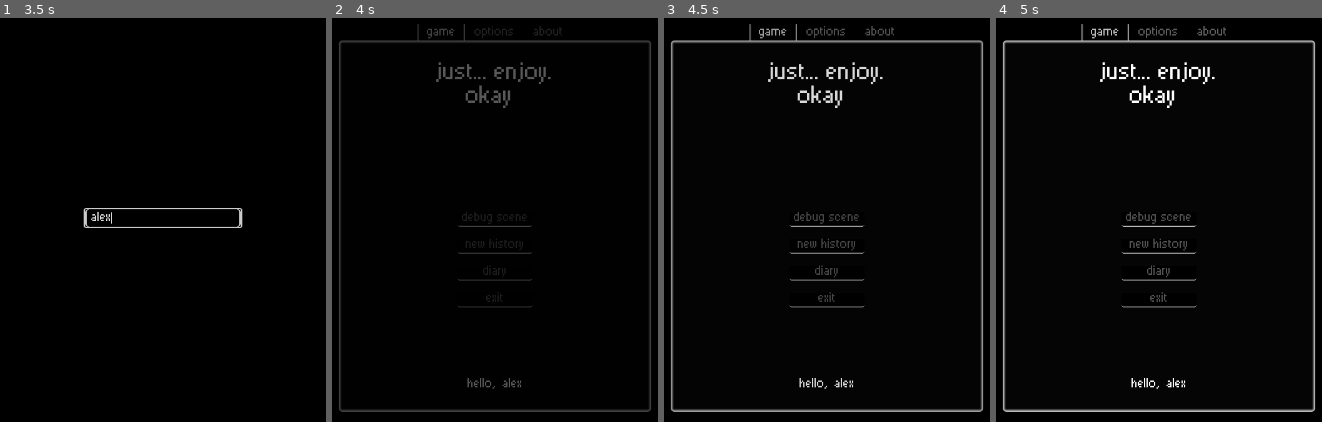
Above: before the commit, frames 1-4 (left to right).
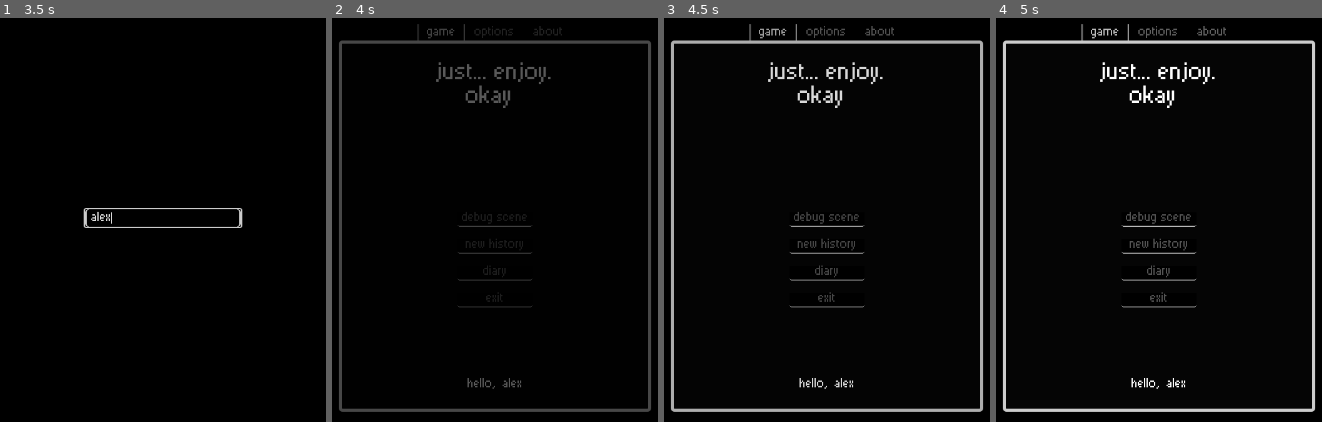
Above: after the commit, the same moments.

Repository: virtualtrisky/Just...-Enjoy
Game: Godot game, scene res://scenes/load_scene.tscn
Two runs of this game, one before a commit and one after it. Both use one fixed random seed, a clock stepped at 60 frames per second and the inputs below.
Inputs (mouse positions are in pixels of both pictures, inside the frame that each line leads up to):
- Up to frame 1 (3.5 s): hold Right (move_right) 0.53-1.28 s; tap Enter at 1.25 s; hold Down (move_down) 1.28-2.03 s; tap Space at 2 s; hold Right (move_right) 2.03-2.75 s; click (163, 220) at 2.77 s; type "Alex" at 2.85 s
- Up to frame 2 (4 s): tap Enter at 3.5 s; hold Up (move_up) from 3.53 s (still down)
- Up to frame 3 (4.5 s): release Up (move_up) at 4.25 s; click "Debug Scene" at 4.25 s
- Up to frame 4 (5 s): no input

Frame 1 is identical in both runs. In frame 2, 1.8% of the frame differs, in the area x 2-98%, y 5-98%; in frame 3, 3.1%; in frame 4, 3.1%.

Commit message:
Player sprite updated

Diff:
--- a/objects/player.tscn
+++ b/objects/player.tscn
@@ -1,10 +1,25 @@
-[gd_scene load_steps=10 format=3 uid="uid://jq8av47j3b6o"]
+[gd_scene load_steps=11 format=3 uid="uid://jq8av47j3b6o"]
 
 [ext_resource type="Script" uid="uid://o2sh14iuvm00" path="res://scripts/player/controller.gd" id="1_ykyjo"]
-[ext_resource type="Texture2D" uid="uid://je1l4tbwgxqk" path="res://sprites/player/player-walking.png" id="2_ykyjo"]
+[ext_resource type="Texture2D" uid="uid://b0d55bb4m6wga" path="res://sprites/player/character.png" id="2_ykyjo"]
 
 [sub_resource type="RectangleShape2D" id="RectangleShape2D_eqqp1"]
 size = Vector2(12, 14)
+
+[sub_resource type="Animation" id="Animation_ykyjo"]
+resource_name = "IDLE"
+tracks/0/type = "value"
+tracks/0/imported = false
+tracks/0/enabled = true
+tracks/0/path = NodePath("Sprite2D:frame_coords")
+tracks/0/interp = 1
+tracks/0/loop_wrap = true
+tracks/0/keys = {
+"times": PackedFloat32Array(),
+"transitions": PackedFloat32Array(),
+"update": 1,
+"values": []
+}
 
 [sub_resource type="Animation" id="Animation_uxov2"]
 length = 0.001
@@ -18,7 +33,7 @@
 "times": PackedFloat32Array(0),
 "transitions": PackedFloat32Array(1),
 "update": 1,
-"values": [Vector2i(3, 0)]
+"values": [Vector2i(0, 0)]
 }
 tracks/1/type = "value"
 tracks/1/imported = false
@@ -35,7 +50,7 @@
 
 [sub_resource type="Animation" id="Animation_nmc1l"]
 resource_name = "WALK_DOWN"
-length = 1.6
+length = 0.8
 tracks/0/type = "value"
 tracks/0/imported = false
 tracks/0/enabled = true
@@ -43,15 +58,15 @@
 tracks/0/interp = 1
 tracks/0/loop_wrap = true
 tracks/0/keys = {
-"times": PackedFloat32Array(0, 0.4, 0.8, 1.2),
-"transitions": PackedFloat32Array(1, 1, 1, 1),
+"times": PackedFloat32Array(0, 0.4),
+"transitions": PackedFloat32Array(1, 1),
 "update": 1,
-"values": [0, 1, 2, 3]
+"values": [2, 3]
 }
 
 [sub_resource type="Animation" id="Animation_3rerk"]
 resource_name = "WALK_LEFT"
-length = 1.6
+length = 0.8
 tracks/0/type = "value"
 tracks/0/imported = false
 tracks/0/enabled = true
@@ -59,15 +74,15 @@
 tracks/0/interp = 1
 tracks/0/loop_wrap = true
 tracks/0/keys = {
-"times": PackedFloat32Array(0, 0.4, 0.8, 1.2),
-"transitions": PackedFloat32Array(1, 1, 1, 1),
+"times": PackedFloat32Array(0, 0.4),
+"transitions": PackedFloat32Array(1, 1),
 "update": 1,
-"values": [Vector2i(0, 2), Vector2i(1, 2), Vector2i(2, 2), Vector2i(3, 2)]
+"values": [Vector2i(2, 3), Vector2i(3, 3)]
 }
 
 [sub_resource type="Animation" id="Animation_i825w"]
 resource_name = "WALK_RIGHT"
-length = 1.6
+length = 0.8
 tracks/0/type = "value"
 tracks/0/imported = false
 tracks/0/enabled = true
@@ -75,15 +90,15 @@
 tracks/0/interp = 1
 tracks/0/loop_wrap = true
 tracks/0/keys = {
-"times": PackedFloat32Array(0, 0.4, 0.8, 1.2),
-"transitions": PackedFloat32Array(1, 1, 1, 1),
+"times": PackedFloat32Array(0, 0.4),
+"transitions": PackedFloat32Array(1, 1),
 "update": 1,
-"values": [Vector2i(0, 3), Vector2i(1, 3), Vector2i(2, 3), Vector2i(3, 3)]
+"values": [Vector2i(2, 2), Vector2i(3, 2)]
 }
 
 [sub_resource type="Animation" id="Animation_f46kd"]
 resource_name = "WALK_UP"
-length = 1.6
+length = 0.8
 tracks/0/type = "value"
 tracks/0/imported = false
 tracks/0/enabled = true
@@ -91,14 +106,15 @@
 tracks/0/interp = 1
 tracks/0/loop_wrap = true
 tracks/0/keys = {
-"times": PackedFloat32Array(0, 0.4, 0.8, 1.2),
-"transitions": PackedFloat32Array(1, 1, 1, 1),
+"times": PackedFloat32Array(0, 0.4),
+"transitions": PackedFloat32Array(1, 1),
 "update": 1,
-"values": [Vector2i(0, 1), Vector2i(1, 1), Vector2i(2, 1), Vector2i(3, 1)]
+"values": [Vector2i(2, 1), Vector2i(3, 1)]
 }
 
 [sub_resource type="AnimationLibrary" id="AnimationLibrary_f46kd"]
 _data = {
+&"IDLE": SubResource("Animation_ykyjo"),
 &"RESET": SubResource("Animation_uxov2"),
 &"WALK_DOWN": SubResource("Animation_nmc1l"),
 &"WALK_LEFT": SubResource("Animation_3rerk"),
--- a/resources/menu_tab_container/painel_style.tres
+++ b/resources/menu_tab_container/painel_style.tres
@@ -6,7 +6,6 @@
 border_width_top = 5
 border_width_right = 5
 border_width_bottom = 5
-border_blend = true
 corner_radius_top_left = 5
 corner_radius_top_right = 5
 corner_radius_bottom_right = 5
--- a/scenes/menu_scene.tscn
+++ b/scenes/menu_scene.tscn
@@ -346,7 +346,7 @@
 vertical_alignment = 1
 
 [node name="Button" type="Button" parent="Screen/MarginContainer/TabContainer/Options/MarginContainer/VBoxContainer/VBoxContainer/VBoxContainer/MoveUp"]
-custom_minimum_size = Vector2(128, 0)
+custom_minimum_size = Vector2(130, 0)
 layout_mode = 2
 size_flags_horizontal = 10
 text = "ARROW UP"
@@ -366,7 +366,7 @@
 vertical_alignment = 1
 
 [node name="Button" type="Button" parent="Screen/MarginContainer/TabContainer/Options/MarginContainer/VBoxContainer/VBoxContainer/VBoxContainer/MoveLeft"]
-custom_minimum_size = Vector2(128, 0)
+custom_minimum_size = Vector2(130, 0)
 layout_mode = 2
 size_flags_horizontal = 10
 text = "ARROW LEFT"
@@ -386,7 +386,7 @@
 vertical_alignment = 1
 
 [node name="Button" type="Button" parent="Screen/MarginContainer/TabContainer/Options/MarginContainer/VBoxContainer/VBoxContainer/VBoxContainer/MoveDown"]
-custom_minimum_size = Vector2(128, 0)
+custom_minimum_size = Vector2(130, 0)
 layout_mode = 2
 size_flags_horizontal = 10
 text = "ARROW DOWN"
@@ -406,7 +406,7 @@
 vertical_alignment = 1
 
 [node name="Button" type="Button" parent="Screen/MarginContainer/TabContainer/Options/MarginContainer/VBoxContainer/VBoxContainer/VBoxContainer/MoveRight"]
-custom_minimum_size = Vector2(128, 0)
+custom_minimum_size = Vector2(130, 0)
 layout_mode = 2
 size_flags_horizontal = 10
 text = "ARROW RIGHT"
@@ -426,7 +426,7 @@
 vertical_alignment = 1
 
 [node name="Button" type="Button" parent="Screen/MarginContainer/TabContainer/Options/MarginContainer/VBoxContainer/VBoxContainer/VBoxContainer/MoveRight2"]
-custom_minimum_size = Vector2(128, 0)
+custom_minimum_size = Vector2(130, 0)
 layout_mode = 2
 size_flags_horizontal = 10
 text = "X"
--- a/scenes/world/debug_scene.tscn
+++ b/scenes/world/debug_scene.tscn
@@ -7,7 +7,7 @@
 [node name="DebugScene" type="Node2D"]
 
 [node name="Sprite2D" type="Sprite2D" parent="."]
-position = Vector2(-227, 0)
+position = Vector2(-98, 4)
 texture = ExtResource("2_16mi4")
 
 [node name="Player" parent="." instance=ExtResource("1_0h5k3")]
--- a/scripts/player/controller.gd
+++ b/scripts/player/controller.gd
@@ -23,7 +23,10 @@
 		current_animation = animation
 
 	if animation != "IDLE": animation_player.play(animation)
-	else: sprite.frame_coords.x = 3
+	else: sprite.frame_coords.x = 0
+	#elif current_animation != "IDLE":
+	#	current_animation = "IDLE"
+	#	animation_player.play("IDLE")
 
 func move(delta: float) -> void:
 	var horizontal := Input.get_axis("move_left", "move_right")
Binary file added: sprites/player/character-old.png
Not shown, added: sprites/player/character-old.png.import
Binary file added: sprites/player/character.png
Not shown, added: sprites/player/character.png.import
